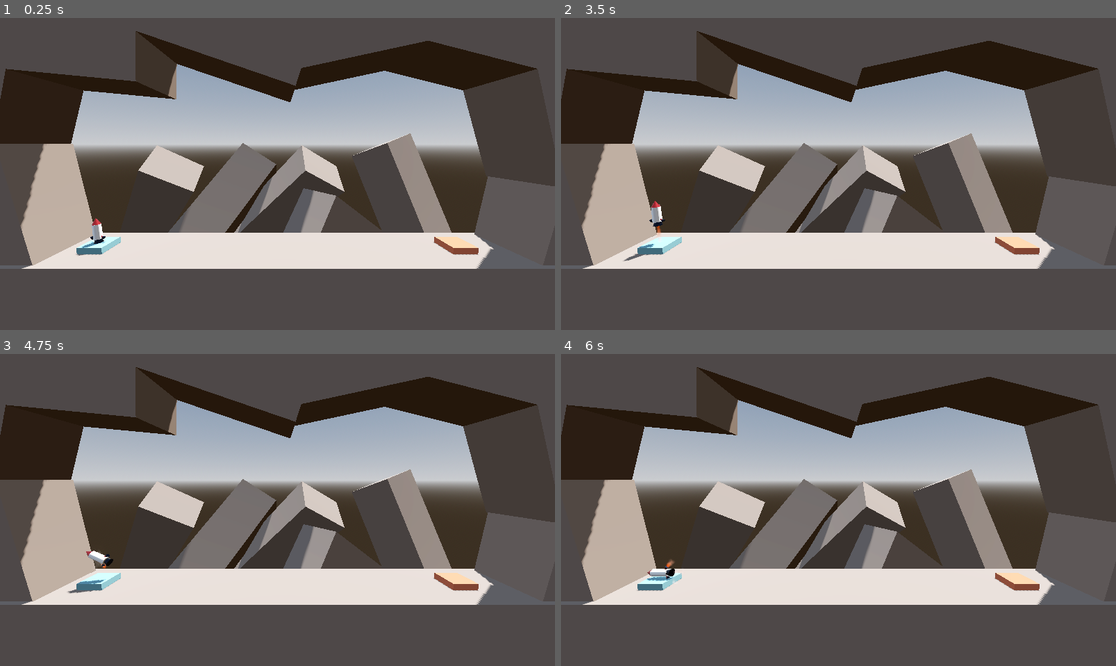
Above: before the commit, frames 1-4 (two rows, left to right).
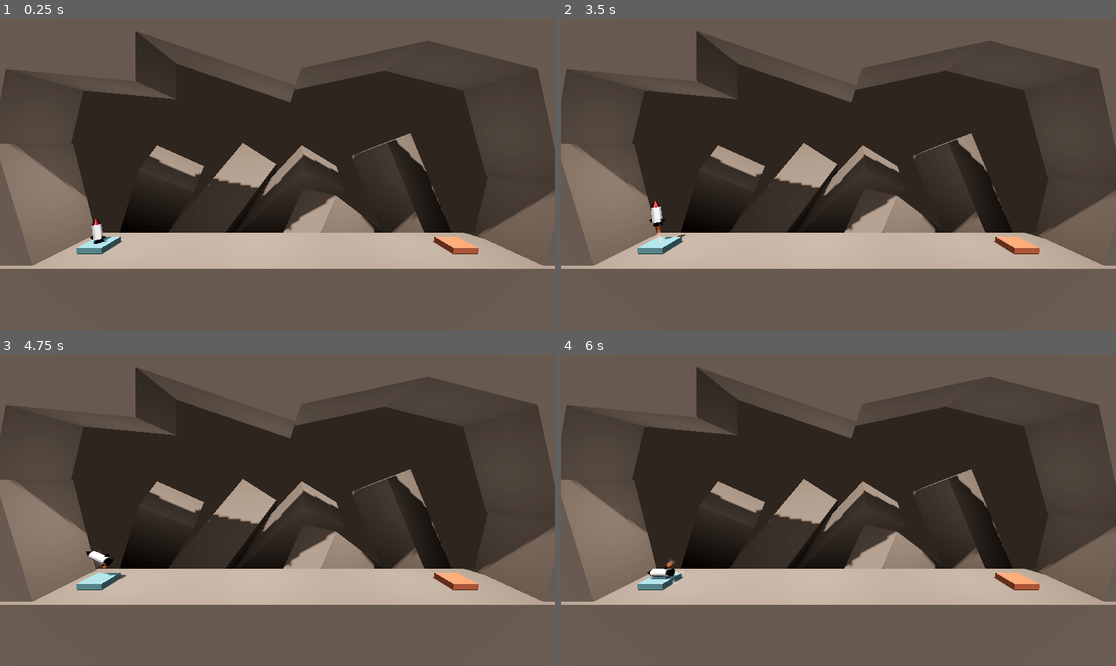
Above: after the commit, the same moments.

Repository: mikhailyoo/rocketlaunch
Game: Godot game, scene res://scenes/level/level.tscn
Two runs of this game, one before a commit and one after it. Both use one fixed random seed, a clock stepped at 60 frames per second and the inputs below.
Inputs:
- Up to frame 1 (0.25 s): no input
- Up to frame 2 (3.5 s): hold D (right) 0.53-1.28 s; hold A (left) 1.28-2.03 s; tap Enter at 2 s; hold D (right) 2.03-2.78 s; hold Space (move_up) from 2.78 s (still down)
- Up to frame 3 (4.75 s): release Space (move_up) at 3.53 s; hold A (left) from 3.53 s (still down)
- Up to frame 4 (6 s): tap Space (move_up) at 5.75 s; release A (left) at 5.78 s; hold D (right) from 5.78 s (still down)

The runs differ from the first frame. In frame 1, 85% of the frame differs, in the area x 0-100%, y 0-100%; in frame 2, 85%; in frame 3, 85%; in frame 4, 85%.

Commit message:
lesson 16

Diff:
--- a/scenes/level/level.tscn
+++ b/scenes/level/level.tscn
@@ -1,20 +1,7 @@
-[gd_scene load_steps=9 format=3 uid="uid://unb4uijdkwof"]
+[gd_scene load_steps=6 format=3 uid="uid://unb4uijdkwof"]
 
 [ext_resource type="PackedScene" uid="uid://cfl7gtie0qil7" path="res://scenes/player/player.tscn" id="1_h3e3j"]
 [ext_resource type="PackedScene" uid="uid://dcmip4k8xbjv3" path="res://scenes/obstacle/terrain.tscn" id="1_nbgty"]
-
-[sub_resource type="ProceduralSkyMaterial" id="ProceduralSkyMaterial_8y3pp"]
-sky_horizon_color = Color(0.662243, 0.671743, 0.686743, 1)
-ground_horizon_color = Color(0.662243, 0.671743, 0.686743, 1)
-
-[sub_resource type="Sky" id="Sky_h3e3j"]
-sky_material = SubResource("ProceduralSkyMaterial_8y3pp")
-
-[sub_resource type="Environment" id="Environment_nbgty"]
-background_mode = 2
-sky = SubResource("Sky_h3e3j")
-tonemap_mode = 2
-glow_enabled = true
 
 [sub_resource type="StandardMaterial3D" id="StandardMaterial3D_h3e3j"]
 albedo_color = Color(0.4752, 0.6792, 0.72, 1)
@@ -29,13 +16,6 @@
 "
 
 [node name="Level" type="Node3D"]
-
-[node name="WorldEnvironment" type="WorldEnvironment" parent="."]
-environment = SubResource("Environment_nbgty")
-
-[node name="DirectionalLight3D" type="DirectionalLight3D" parent="."]
-transform = Transform3D(-0.866023, -0.433016, 0.250001, 0, 0.499998, 0.866027, -0.500003, 0.749999, -0.43301, 0, 0, 0)
-shadow_enabled = true
 
 [node name="Terrain" parent="." instance=ExtResource("1_nbgty")]
 transform = Transform3D(1, 0, 0, 0, 1, 0, 0, 0, 1, 0, -5, 0)
--- a/scenes/level/level_2.tscn
+++ b/scenes/level/level_2.tscn
@@ -1,20 +1,7 @@
-[gd_scene load_steps=10 format=3 uid="uid://cgvqlvbmfbdew"]
+[gd_scene load_steps=7 format=3 uid="uid://cgvqlvbmfbdew"]
 
 [ext_resource type="PackedScene" uid="uid://cfl7gtie0qil7" path="res://scenes/player/player.tscn" id="1_ao1bm"]
 [ext_resource type="PackedScene" uid="uid://dcmip4k8xbjv3" path="res://scenes/obstacle/terrain.tscn" id="2_u7l0e"]
-
-[sub_resource type="ProceduralSkyMaterial" id="ProceduralSkyMaterial_8y3pp"]
-sky_horizon_color = Color(0.662243, 0.671743, 0.686743, 1)
-ground_horizon_color = Color(0.662243, 0.671743, 0.686743, 1)
-
-[sub_resource type="Sky" id="Sky_h3e3j"]
-sky_material = SubResource("ProceduralSkyMaterial_8y3pp")
-
-[sub_resource type="Environment" id="Environment_nbgty"]
-background_mode = 2
-sky = SubResource("Sky_h3e3j")
-tonemap_mode = 2
-glow_enabled = true
 
 [sub_resource type="StandardMaterial3D" id="StandardMaterial3D_ao1bm"]
 albedo_color = Color(0.631962, 0.50906, 0.920447, 1)
@@ -32,13 +19,6 @@
 "
 
 [node name="Level" type="Node3D"]
-
-[node name="WorldEnvironment" type="WorldEnvironment" parent="."]
-environment = SubResource("Environment_nbgty")
-
-[node name="DirectionalLight3D" type="DirectionalLight3D" parent="."]
-transform = Transform3D(-0.866023, -0.433016, 0.250001, 0, 0.499998, 0.866027, -0.500003, 0.749999, -0.43301, 0, 0, 0)
-shadow_enabled = true
 
 [node name="Obstacle" type="CSGBox3D" parent="." groups=["Obstacle"]]
 transform = Transform3D(1, 0, 0, 0, 1, 0, 0, 0, 1, 0, 2.99618, 0)
--- a/scenes/level/level_3.tscn
+++ b/scenes/level/level_3.tscn
@@ -1,21 +1,8 @@
-[gd_scene load_steps=10 format=3 uid="uid://dt3v8m1uqfrwt"]
+[gd_scene load_steps=7 format=3 uid="uid://dt3v8m1uqfrwt"]
 
 [ext_resource type="PackedScene" uid="uid://cfl7gtie0qil7" path="res://scenes/player/player.tscn" id="1_jvbyd"]
 [ext_resource type="PackedScene" uid="uid://cfja5m0l6y4uf" path="res://scenes/obstacle/flying_cube.tscn" id="2_ci4up"]
 [ext_resource type="PackedScene" uid="uid://dcmip4k8xbjv3" path="res://scenes/obstacle/terrain.tscn" id="3_lt2g7"]
-
-[sub_resource type="ProceduralSkyMaterial" id="ProceduralSkyMaterial_8y3pp"]
-sky_horizon_color = Color(0.662243, 0.671743, 0.686743, 1)
-ground_horizon_color = Color(0.662243, 0.671743, 0.686743, 1)
-
-[sub_resource type="Sky" id="Sky_h3e3j"]
-sky_material = SubResource("ProceduralSkyMaterial_8y3pp")
-
-[sub_resource type="Environment" id="Environment_nbgty"]
-background_mode = 2
-sky = SubResource("Sky_h3e3j")
-tonemap_mode = 2
-glow_enabled = true
 
 [sub_resource type="StandardMaterial3D" id="StandardMaterial3D_h3e3j"]
 albedo_color = Color(0.4752, 0.6792, 0.72, 1)
@@ -30,13 +17,6 @@
 "
 
 [node name="Level" type="Node3D"]
-
-[node name="WorldEnvironment" type="WorldEnvironment" parent="."]
-environment = SubResource("Environment_nbgty")
-
-[node name="DirectionalLight3D" type="DirectionalLight3D" parent="."]
-transform = Transform3D(-0.866023, -0.433016, 0.250001, 0, 0.499998, 0.866027, -0.500003, 0.749999, -0.43301, 0, 0, 0)
-shadow_enabled = true
 
 [node name="Start" type="CSGBox3D" parent="."]
 transform = Transform3D(1, 0, 0, 0, 1, 0, 0, 0, 1, -15, 0.25, 0)
--- a/scenes/obstacle/terrain.tscn
+++ b/scenes/obstacle/terrain.tscn
@@ -1,7 +1,21 @@
-[gd_scene load_steps=2 format=3 uid="uid://dcmip4k8xbjv3"]
+[gd_scene load_steps=5 format=3 uid="uid://dcmip4k8xbjv3"]
 
 [sub_resource type="StandardMaterial3D" id="StandardMaterial3D_8y3pp"]
 albedo_color = Color(0.56, 0.49336, 0.4424, 1)
+
+[sub_resource type="ProceduralSkyMaterial" id="ProceduralSkyMaterial_227wp"]
+sky_horizon_color = Color(0.662243, 0.671743, 0.686743, 1)
+ground_horizon_color = Color(0.662243, 0.671743, 0.686743, 1)
+
+[sub_resource type="Sky" id="Sky_h3e3j"]
+sky_material = SubResource("ProceduralSkyMaterial_227wp")
+
+[sub_resource type="Environment" id="Environment_aqv87"]
+background_mode = 1
+background_color = Color(0.04, 0.0336533, 0.0288, 1)
+sky = SubResource("Sky_h3e3j")
+tonemap_mode = 2
+glow_enabled = true
 
 [node name="Terrain" type="CSGBox3D" groups=["Obstacle"]]
 use_collision = true
@@ -72,3 +86,23 @@
 transform = Transform3D(0.823097, 0.567901, 0, -0.502123, 0.72776, 0.467158, 0.2653, -0.384517, 0.884174, -8.43143, 3.98642, -15.5961)
 size = Vector3(6.70654, 19.2591, 5.16626)
 material = SubResource("StandardMaterial3D_8y3pp")
+
+[node name="WorldEnvironment" type="WorldEnvironment" parent="."]
+environment = SubResource("Environment_aqv87")
+
+[node name="DirectionalLight3D" type="DirectionalLight3D" parent="."]
+transform = Transform3D(1, 0, 0, 0, 0.563497, 0.826118, 0, -0.826118, 0.563497, 0, 0, 15.2337)
+light_energy = 0.5
+shadow_enabled = true
+
+[node name="OmniLight3D" type="OmniLight3D" parent="."]
+transform = Transform3D(1, 0, 0, 0, 1, 0, 0, 0, 1, 11.7732, 11.4891, 0)
+omni_range = 29.569
+
+[node name="OmniLight3D2" type="OmniLight3D" parent="."]
+transform = Transform3D(1, 0, 0, 0, 1, 0, 0, 0, 1, -1.52629, 11.4891, 0)
+omni_range = 29.569
+
+[node name="OmniLight3D3" type="OmniLight3D" parent="."]
+transform = Transform3D(1, 0, 0, 0, 1, 0, 0, 0, 1, -13.0018, 11.4891, 0)
+omni_range = 29.569
